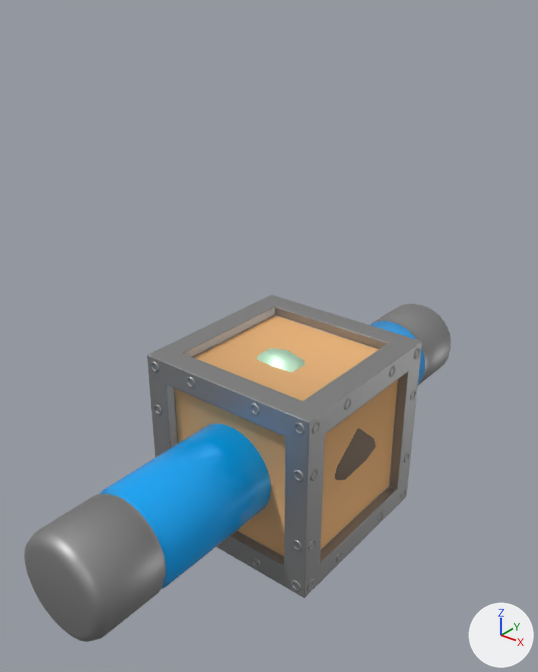
A saved change to the glTF model models/props/props.glb.
One viewpoint serves both versions: a 50 mm lens placed at (4.11, -5.43, 4.43), pointed at (-0.06, -0.23, 1.21). The axes (+X, +Y, +Z) are drawn at lower right. The lights are the same throughout.

The older version as bpy lines, for what is in view:
```python
me_box = bpy.data.meshes.new('box')
me_box.from_pydata(...)  # 2162 vertices, 3552 faces; spans x -1.01..1.01, y -1.01..1.01, z -1.0..1.0
# faces by material slot: [3504, 48]
me_box.materials.append(mat_edges)  # grey #9f9f9f
me_box.materials.append(mat_wood)  # beige #e7b278
me_glowstick = bpy.data.meshes.new('glowstick')
me_glowstick.from_pydata(...)  # 480 vertices, 956 faces; spans x -0.5..0.5, y -3.0..3.0, z -0.5..0.5
# faces by material slot: [572, 384]
me_glowstick.materials.append(mat_edges)  # grey #9f9f9f
me_glowstick.materials.append(mat_glower)  # blue #00acff
me_stone = bpy.data.meshes.new('stone')
me_stone.from_pydata(...)  # 42 vertices, 80 faces; spans x -0.98..0.95, y -0.97..0.99, z -0.67..0.73
me_stone.materials.append(mat_rock)  # brown #857566
ob_box = bpy.data.objects.new('box', me_box)
ob_box.location = (0.0, 0.0, 0.0)
ob_glowstick = bpy.data.objects.new('glowstick', me_glowstick)
ob_glowstick.location = (0.0, 0.0, 0.0)
ob_stone = bpy.data.objects.new('stone', me_stone)
ob_stone.location = (0.0, 0.0, 0.0)
```
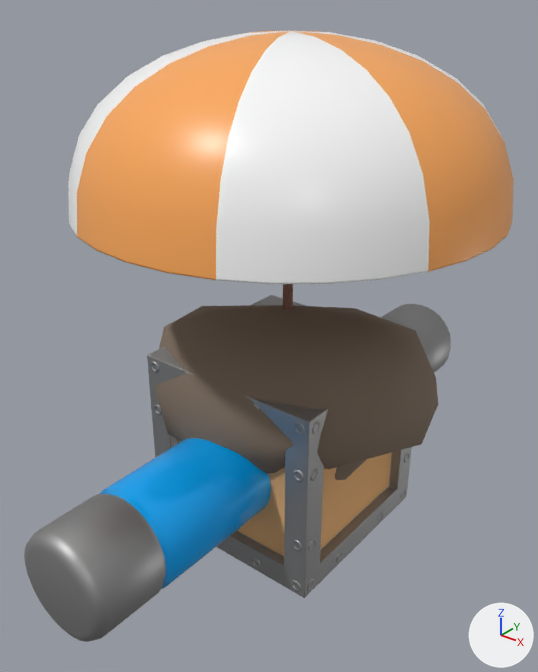
Where the change shows, as pixel boxes [x1, y1, x2, y2] in the pictures (538 x 672 px):
'parasol', added
    after: [68, 31, 514, 309]
    faces in mat_parasolorange (orange #ffac5c): [77, 31, 514, 280]
    faces in mat_parasolwhite (white #ffffff): [68, 31, 503, 284]
    faces in mat_parasolstick (brown #845c4f): [283, 284, 293, 309]
'rock', added (brown)
    after: [156, 305, 438, 474]

The change in detail:
Material 'ParasolWhite' (mat_parasolwhite) is new.
Its base color is (1.0, 1.0, 1.0) (white #ffffff).
Its roughness is 0.35.
Material 'ParasolStick' (mat_parasolstick) is new.
Its base color is (0.229, 0.108, 0.0784) (brown #845c4f).
Its roughness is 0.8.
Material 'ParasolOrange' (mat_parasolorange) is new.
Its base color is (1.0, 0.411, 0.108) (orange #ffac5c).
Its roughness is 0.35.
Mesh me_rock is new.
It has 42 vertices, 80 faces and spans x -1.55..1.57, y -1.25..1.45, z 0.0..1.53.
It uses material mat_rock (brown #857566).
Mesh me_parasol is new.
It has 610 vertices, 1212 faces and spans x -2.0..2.0, y -2.0..2.0, z 0.02..4.0.
Faces by material slot: [544, 544, 124].
It uses material mat_parasolwhite (white #ffffff).
It uses material mat_parasolorange (orange #ffac5c).
It uses material mat_parasolstick (brown #845c4f).
Object 'rock' (ob_rock) is new; it shows me_rock.
Its location is (0.0, 0.0, 0.0).
Object 'parasol' (ob_parasol) is new; it shows me_parasol.
Its location is (0.0, 0.0, 0.0).
